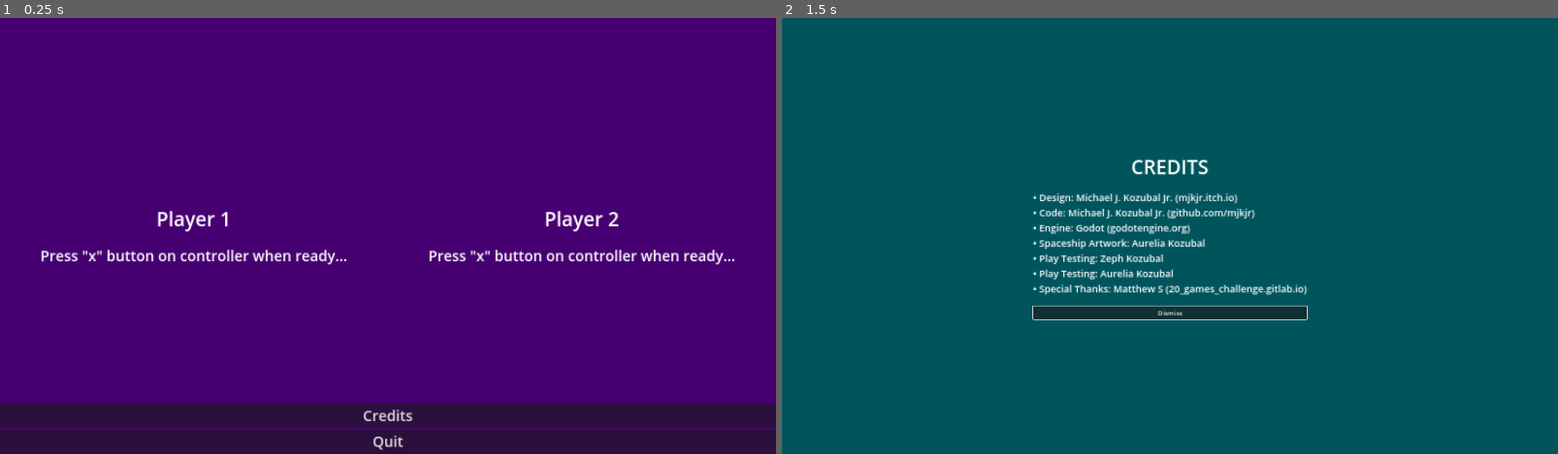
Above: before the commit, frames 1-2 (left to right).
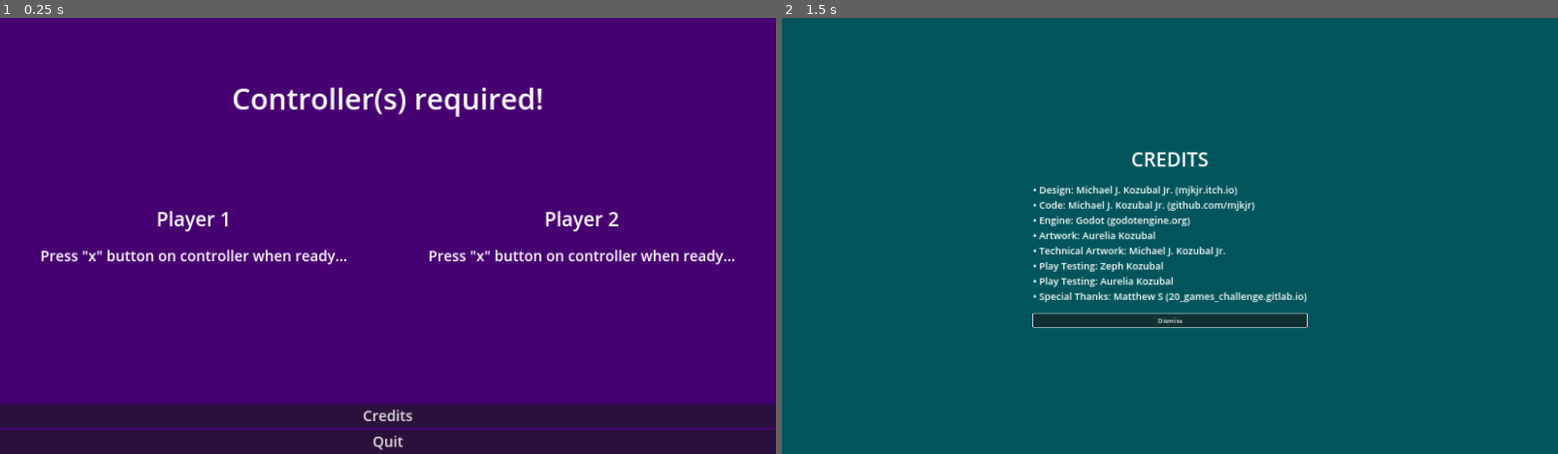
Above: after the commit, the same moments.

Repository: mjkjr/20GC04-Spacewar-Clone
Game: Godot game, scene res://scenes/main.tscn
Two runs of this game, one before a commit and one after it. Both use one fixed random seed, a clock stepped at 60 frames per second and the inputs below.
Inputs:
- Up to frame 1 (0.25 s): no input
- Up to frame 2 (1.5 s): tap X at 0.5 s; click "Credits" at 1.25 s

The runs differ from the first frame. In frame 1, 0.9% of the frame differs, in the area x 30-70%, y 15-23%; in frame 2, 5.9%, in the area x 32-68%, y 30-72%.

Commit message:
Added very basic AI opponent

Diff:
--- a/project.godot
+++ b/project.godot
@@ -20,6 +20,8 @@
 window/size/viewport_width=1920
 window/size/viewport_height=1080
 window/size/mode=3
+window/size/window_width_override=960
+window/size/window_height_override=540
 window/stretch/mode="canvas_items"
 
 [global_group]
@@ -128,12 +130,12 @@
 "events": [Object(InputEventJoypadMotion,"resource_local_to_scene":false,"resource_name":"","device":1,"axis":0,"axis_value":1.0,"script":null)
 ]
 }
-p1_fire_torpedo={
+p1_shoot={
 "deadzone": 0.5,
 "events": [Object(InputEventJoypadButton,"resource_local_to_scene":false,"resource_name":"","device":0,"button_index":0,"pressure":0.0,"pressed":true,"script":null)
 ]
 }
-p2_fire_torpedo={
+p2_shoot={
 "deadzone": 0.5,
 "events": [Object(InputEventJoypadButton,"resource_local_to_scene":false,"resource_name":"","device":1,"button_index":0,"pressure":0.0,"pressed":true,"script":null)
 ]
--- a/scenes/main.gd
+++ b/scenes/main.gd
@@ -1,11 +1,10 @@
 extends Node
 
+## Pizza Battle in Space!
 ## Spacewar! Clone
 
-## TODO: Instructions screen
 ## TODO: Explosion effects for destroyed ships and torpedoes
 ## TODO: Audio
-## TODO: AI player opponent
 
 
 enum States { LAUNCH, PLAYING, PAUSED, GAME_OVER }
@@ -13,12 +12,18 @@
 
 const PLAYER1 = preload("res://scenes/cheese-ship.tscn")
 const PLAYER2 = preload("res://scenes/pizza-ship.tscn")
+const READY_COUNTDOWN = 4
 
 var state: States = States.LAUNCH
 var mode: Modes = Modes.TWO_PLAYER
 
+var ready_countdown: int = READY_COUNTDOWN
+
 var player1_ready: bool = false
 var player2_ready: bool = false
+var player1_disconnected: bool = false
+var player2_disconnected: bool = false
+var disconnection_paused: bool = false
 
 var player1: Player
 var player2: Player
@@ -43,8 +48,7 @@
 				%ReadyColorP1.visible = true
 				%ReadyLabelP1.visible = true
 				%NotReadyLabelP1.visible = false
-				if player2_ready:
-					$Menus/Join/ReadyTimer.start()
+				_on_ready_timer_timeout()
 			if (
 					Input.is_action_just_pressed("p2_join")
 					and player2 == null
@@ -54,21 +58,19 @@
 				%ReadyColorP2.visible = true
 				%ReadyLabelP2.visible = true
 				%NotReadyLabelP2.visible = false
-				if player1_ready:
-					$Menus/Join/ReadyTimer.start()
+				_on_ready_timer_timeout()
 		States.PLAYING:
+			if mode == Modes.SINGLE_PLAYER:
+				_ai_player_turn()
+
 			if Input.is_action_pressed("p1_thrust_forward"):
-				player1.thrust(Vector2.UP)
+				player1.thrust()
 			elif Input.is_action_just_released("p1_thrust_forward"):
 				player1.stop_thrusters()
 			if Input.is_action_pressed("p2_thrust_forward"):
-				player2.thrust(Vector2.UP)
+				player2.thrust()
 			elif Input.is_action_just_released("p2_thrust_forward"):
 				player2.stop_thrusters()
-			#if Input.is_action_pressed("p1_thrust_backward"):
-				#player1.thrust(Vector2.DOWN)
-			#if Input.is_action_pressed("p2_thrust_backward"):
-				#player2.thrust(Vector2.DOWN)
 			if Input.is_action_pressed("p1_rotate_left"):
 				player1.rotate_left()
 			elif Input.is_action_just_released("p1_rotate_left"):
@@ -85,9 +87,9 @@
 				player2.rotate_right()
 			elif Input.is_action_just_released("p2_rotate_right"):
 				player2.stop_thrusters()
-			if Input.is_action_just_pressed("p1_fire_torpedo"):
+			if Input.is_action_just_pressed("p1_shoot"):
 				player1.fire_torpedo()
-			if Input.is_action_just_pressed("p2_fire_torpedo"):
+			if Input.is_action_just_pressed("p2_shoot"):
 				player2.fire_torpedo()
 			if Input.is_action_just_pressed("pause"):
 				state = States.PAUSED
@@ -101,6 +103,47 @@
 				unpause_gameplay()
 
 
+func _ai_player_turn() -> void:
+	var p1_position = player1.get_global_position()
+	var p2_position = player2.get_global_position()
+
+	var angle = rad_to_deg(p2_position.angle_to_point(p1_position)) + 90
+	var p2_rotation = player2.get_global_rotation_degrees()
+	var difference = angle - p2_rotation
+
+	#print("angle = %s" % angle)
+	#print("p2 rotation = %s" % p2_rotation)
+	#print("difference = %s" % difference)
+
+	# rotate toward the other player
+	if (
+			(difference > 5
+			and difference < 150)
+			or
+			(difference < -210
+			and difference > -355)
+	):
+		Input.call_deferred("action_release", "p2_rotate_left")
+		Input.call_deferred("action_press", "p2_rotate_right")
+	elif (
+	 		(difference < -5
+			and difference > -150)
+			or
+			(difference > 210
+			and difference < 355)
+	):
+		Input.call_deferred("action_release", "p2_rotate_right")
+		Input.call_deferred("action_press", "p2_rotate_left")
+	else:
+		# shoot and follow
+		Input.action_release("p2_rotate_right")
+		Input.action_release("p2_rotate_left")
+		Input.action_press("p2_shoot")
+		Input.call_deferred("action_release", "p2_shoot")
+		Input.action_press("p2_thrust_forward")
+		Input.call_deferred("action_release", "p2_thrust_forward")
+
+
 func _physics_process(delta: float) -> void:
 	if state == States.PLAYING:
 		$Gameplay/Star/Body.rotate(delta * 1)
@@ -115,35 +158,63 @@
 		if (
 			event.device == 0
 			and player1_ready
-			and %NotReadyColor.has_focus()
 		):
 			player1_ready = false
 			%ReadyColorP1.visible = false
 			%ReadyLabelP1.visible = false
 			%NotReadyLabelP1.visible = true
+			%Countdown.visible = false
+			%ReadyTimer.stop()
+			ready_countdown = READY_COUNTDOWN
 		elif (
 			event.device == 1
 			and player2_ready
-			and %NotReadyColor.has_focus()
 		):
 			player2_ready = false
 			%ReadyColorP2.visible = false
 			%ReadyLabelP2.visible = false
 			%NotReadyLabelP2.visible = true
+			%Countdown.visible = false
+			%ReadyTimer.stop()
+			ready_countdown = READY_COUNTDOWN
 
 
 func _on_joy_connection_changed(device: int, connected: bool) -> void:
-	#print("Device %s %s" % [device, "connected" if connected else "disconnected" ])
-	if connected == false:
+	if state == States.LAUNCH:
+		if Input.get_connected_joypads().size() < 1:
+			%ControllersRequired.visible = true
+		else:
+			%ControllersRequired.visible = false
+	elif state == States.PLAYING:
 		match device:
 			0:
-				player1.queue_free()
-				print("Player 1 left")
-				reset()
+				if not connected:
+					pause_gameplay()
+					%DisconnectedMessage.visible = true
+					disconnection_paused = true
+					player1_disconnected = true
+				else:
+					player1_disconnected = false
+					if (
+							disconnection_paused
+							and not player2_disconnected
+					):
+						%DisconnectedMessage.visible = false
+						unpause_gameplay()
 			1:
-				player2.queue_free()
-				print("Player 2 left")
-				reset()
+				if not connected:
+					pause_gameplay()
+					%DisconnectedMessage.visible = true
+					disconnection_paused = true
+					player2_disconnected = true
+				else:
+					player2_disconnected = false
+					if (
+							disconnection_paused
+							and not player1_disconnected
+					):
+						%DisconnectedMessage.visible = false
+						unpause_gameplay()
 
 
 func _on_player_damaged(hp: int, which_player: int) -> void:
@@ -185,14 +256,14 @@
 	$Menus/GameOver/GameOverCooldown.start()
 
 
-func pause_gameplay() -> void:
-	call_deferred("_pause_gameplay")
-
-
 func _pause_gameplay() -> void:
 	$Gameplay.process_mode = PROCESS_MODE_DISABLED
 	get_tree().set_group("ships", "process_mode", PROCESS_MODE_DISABLED)
 	get_tree().set_group("torpedoes", "process_mode", PROCESS_MODE_DISABLED)
+
+
+func pause_gameplay() -> void:
+	call_deferred("_pause_gameplay")
 
 
 func unpause_gameplay() -> void:
@@ -215,7 +286,6 @@
 func _on_credits_button_pressed() -> void:
 	if state == States.GAME_OVER:
 		$Menus/GameOver.visible = false
-
 	$Menus/Credits.visible = true
 	%DismissCreditsButton.call_deferred("grab_focus")
 
@@ -243,6 +313,8 @@
 	%ReadyColorP2.visible = false
 	%ReadyLabelP2.visible = false
 	%NotReadyLabelP2.visible = true
+	ready_countdown = READY_COUNTDOWN
+	%Countdown.visible = false
 	%NotReadyColor.call_deferred("grab_focus")
 	unpause_gameplay()
 	state = States.LAUNCH
@@ -256,8 +328,18 @@
 	%PlayAgainButton.call_deferred("grab_focus")
 
 
-# adds a slight delay once both players are "ready"
+# counts down before starting game giving the players time to join
 func _on_ready_timer_timeout() -> void:
+	%Countdown.visible = true
+	if ready_countdown > 1:
+		ready_countdown -= 1
+		%CountdownSeconds.text = str(ready_countdown)
+		%ReadyTimer.start()
+	else:
+		start_game()
+
+
+func start_game() -> void:
 	player1 = PLAYER1.instantiate()
 	add_child(player1)
 	player1.position = Vector2(1920*0.125, 1080*0.5)
@@ -276,6 +358,11 @@
 	player2.destroyed.connect(_on_player_destroyed.bind(2))
 	%Player2HP.text = str(player2.get_hp())
 
+	if Input.get_connected_joypads().size() == 1:
+		mode = Modes.SINGLE_PLAYER
+	else:
+		mode = Modes.TWO_PLAYER
+
 	$Menus/Join.visible = false
 	state = States.PLAYING
 
--- a/scenes/main.tscn
+++ b/scenes/main.tscn
@@ -11,6 +11,9 @@
 
 [sub_resource type="CircleShape2D" id="CircleShape2D_cr3b5"]
 radius = 650.0
+
+[sub_resource type="StyleBoxFlat" id="StyleBoxFlat_vkik3"]
+bg_color = Color(0.564706, 0.0823529, 0.0862745, 1)
 
 [node name="Main" type="Node"]
 script = ExtResource("1_rckus")
@@ -190,6 +193,33 @@
 offset_right = 1920.0
 offset_bottom = 1080.0
 color = Color(1, 1, 1, 0)
+
+[node name="Messages" type="CanvasLayer" parent="Gameplay"]
+
+[node name="DisconnectedMessage" type="ColorRect" parent="Gameplay/Messages"]
+unique_name_in_owner = true
+visible = false
+custom_minimum_size = Vector2(1920, 1080)
+offset_right = 40.0
+offset_bottom = 40.0
+color = Color(1, 0.501961, 0.501961, 0.752941)
+
+[node name="Label" type="Label" parent="Gameplay/Messages/DisconnectedMessage"]
+layout_mode = 1
+anchors_preset = 8
+anchor_left = 0.5
+anchor_top = 0.5
+anchor_right = 0.5
+anchor_bottom = 0.5
+offset_left = -426.5
+offset_top = -49.5
+offset_right = 426.5
+offset_bottom = 49.5
+grow_horizontal = 2
+grow_vertical = 2
+theme_override_font_sizes/font_size = 72
+text = "Controller disconnected!"
+horizontal_alignment = 1
 
 [node name="Menus" type="Node" parent="."]
 
@@ -228,6 +258,41 @@
 offset_bottom = 1080.0
 color = Color(0.14902, 0.490196, 0.2, 1)
 
+[node name="ControllersRequired" type="Label" parent="Menus/Join"]
+unique_name_in_owner = true
+anchors_preset = 10
+anchor_right = 1.0
+offset_top = 150.0
+offset_bottom = 200.0
+grow_horizontal = 2
+theme_override_font_sizes/font_size = 72
+text = "Controller(s) required!"
+horizontal_alignment = 1
+
+[node name="Countdown" type="PanelContainer" parent="Menus/Join"]
+unique_name_in_owner = true
+visible = false
+offset_top = 160.0
+offset_right = 1920.0
+offset_bottom = 362.0
+theme_override_styles/panel = SubResource("StyleBoxFlat_vkik3")
+
+[node name="VBoxContainer" type="VBoxContainer" parent="Menus/Join/Countdown"]
+layout_mode = 2
+
+[node name="Label" type="Label" parent="Menus/Join/Countdown/VBoxContainer"]
+layout_mode = 2
+theme_override_font_sizes/font_size = 72
+text = "Game starting in:"
+horizontal_alignment = 1
+
+[node name="CountdownSeconds" type="Label" parent="Menus/Join/Countdown/VBoxContainer"]
+unique_name_in_owner = true
+layout_mode = 2
+theme_override_font_sizes/font_size = 72
+text = "5"
+horizontal_alignment = 1
+
 [node name="HBoxContainer" type="HBoxContainer" parent="Menus/Join"]
 custom_minimum_size = Vector2(1920, 1080)
 offset_right = 1920.0
@@ -287,10 +352,6 @@
 theme_override_font_sizes/font_size = 36
 text = "Ready!"
 horizontal_alignment = 1
-
-[node name="ReadyTimer" type="Timer" parent="Menus/Join"]
-wait_time = 0.5
-one_shot = true
 
 [node name="VBoxContainer" type="VBoxContainer" parent="Menus/Join"]
 anchors_preset = 12
@@ -322,6 +383,10 @@
 focus_previous = NodePath("../CreditsButton")
 theme_override_font_sizes/font_size = 36
 text = "Quit"
+
+[node name="ReadyTimer" type="Timer" parent="Menus/Join"]
+unique_name_in_owner = true
+one_shot = true
 
 [node name="GameOver" type="CanvasLayer" parent="Menus"]
 layer = 2
@@ -510,7 +575,8 @@
 text = "• Design: Michael J. Kozubal Jr. (mjkjr.itch.io)
 • Code: Michael J. Kozubal Jr. (github.com/mjkjr)
 • Engine: Godot (godotengine.org)
-• Spaceship Artwork: Aurelia Kozubal
+• Artwork: Aurelia Kozubal
+• Technical Artwork: Michael J. Kozubal Jr.
 • Play Testing: Zeph Kozubal
 • Play Testing: Aurelia Kozubal
 • Special Thanks: Matthew S (20_games_challenge.gitlab.io)"
--- a/scenes/player.gd
+++ b/scenes/player.gd
@@ -38,13 +38,11 @@
 		global_position.y = wrapped.y
 
 
-func thrust(direction: Vector2) -> void:
-	var directed_force = direction.rotated(rotation)
+func thrust() -> void:
+	var directed_force = Vector2.UP.rotated(rotation)
 	directed_force *= THRUST
 	apply_central_force(directed_force)
-
-	if direction == Vector2.UP:
-		$Thrusters/AnimationPlayer.play("thrusters")
+	$Thrusters/AnimationPlayer.play("thrusters")
 
 
 func stop_thrusters() -> void:
Not shown: 2 places in scenes/main.tscn that only renumber resources
Not shown, changed: readme.md
